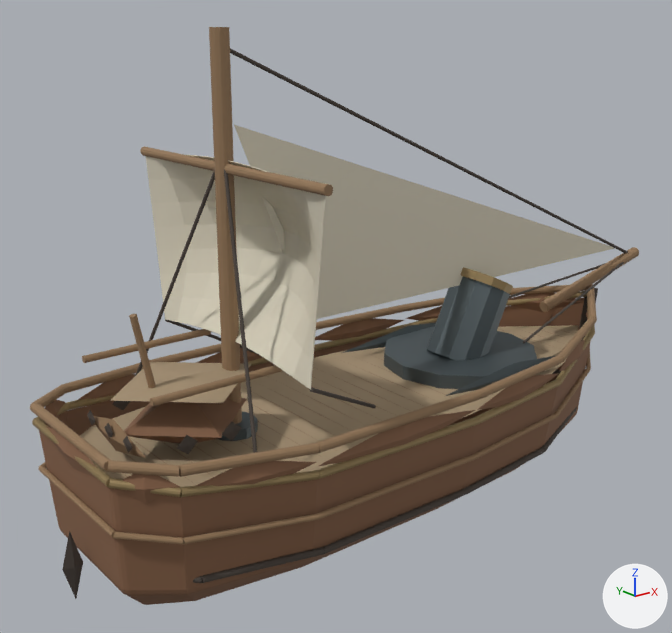
Before and after pictures for a commit that changed the glTF model public/art/world3d/ships/bombardShip.glb.
Both versions are drawn from a 50 mm camera at (-163.0, -182.0, 126.0) aimed at (-9.0, 10.0, 49.0). Every picture has the same lights, and +X, +Y and +Z are marked at lower right. The older version comes first. Vertices at exactly the same position are counted once.

The first picture shows 'Gun', 'Hull'.
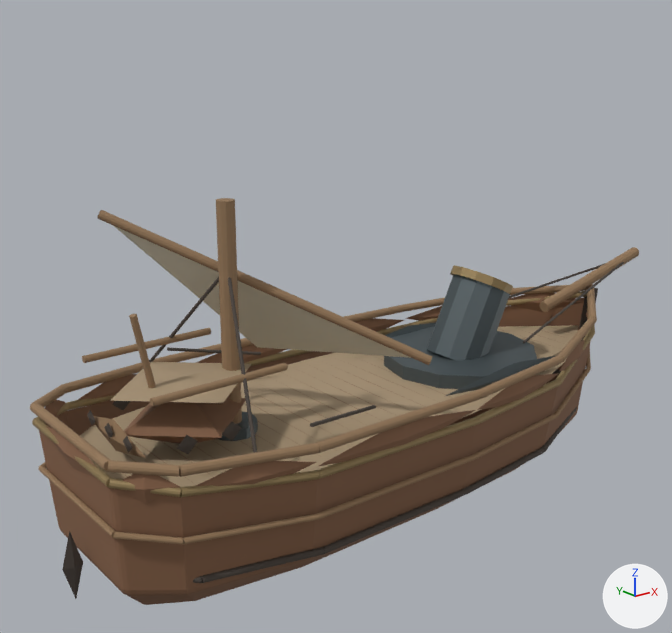
Commit message: art: rebuild six distinct real-time ship models

Changed parts and their boxes (x1, y1, x2, y2) in the pictures (672 x 633 px; the box of a moved part takes in the faces that stretch with it):
'Hull', reshaped (30% shorter)
    before: (30, 27, 639, 605)
    after: (30, 198, 639, 605)
part 1 of me_round_planked_hull_001, moved or reshaped
    before: (140, 146, 333, 196)
    after: (97, 210, 432, 365)
part 2 of me_round_planked_hull_001, deleted (pale yellow)
    before: (146, 155, 326, 390)
part 3 of me_round_planked_hull_001, deleted (mostly hidden)
    before: (230, 48, 628, 253)
part 4 of me_round_planked_hull_001, deleted (pale yellow)
    before: (234, 125, 615, 319)
part 5 of me_round_planked_hull_001, moved or reshaped
    before: (135, 27, 259, 453)
    after: (114, 198, 411, 453)
part 6 of me_round_planked_hull_001, moved or reshaped
    before: (309, 388, 376, 408)
    after: (310, 405, 376, 427)

The change, as a list of edits to the scene's bpy script:
```text
Change me_round_planked_hull_001:
    used by ob_hull; location = (0.0, 0.0, 0.0)
    verts and faces of me_round_planked_hull_001; kept vertices keep their numbers, new ones are numbered from 2487
    before: 705 (-50.0, -32.0, 52.0) at pixel (311, 387), 707 (-50.0, -32.0, 51.0) at pixel (312, 387), 709 (-50.0, -33.0, 51.0) at pixel (312, 388), 711 (-50.0, -33.0, 51.0) at pixel (312, 389), 713 (-50.0, -33.0, 51.0) at pixel (312, 390)
    before: 715 (-50.0, -32.0, 51.0) at pixel (311, 391), 717 (-50.0, -32.0, 51.0) at pixel (310, 391), 719 (-50.0, -32.0, 51.0) at pixel (309, 391), 721 (-50.0, -32.0, 51.0) at pixel (309, 390), 723 (-50.0, -32.0, 51.0) at pixel (309, 389)
    before: 725 (-50.0, -32.0, 51.0) at pixel (309, 388), 727 (-50.0, -32.0, 51.0) at pixel (310, 387)
    remove me_round_planked_hull_001.from_pydata(...)  # 2487 vertices, 4427 faces; spans x -96.0..116.0, y -38.0..38.0, z 0.0..126.0
    add me_round_planked_hull_001.from_pydata(...)  # 2287 vertices, 4035 faces; spans x -96.0..116.0, y -36.0..36.0, z 0.0..88.0
    me_round_planked_hull_001 part 1: the loose piece of 24 vertices spanning x -51.0..-49.0, y -38.0..38.0, z 94.0..96.0 is multiplied about its middle by the matrix ((-0.751, 0.782, 0.353), (-0.858, -0.684, -0.309), (0.0, -0.469, 1.039)), then moved by (10.0, -2.0, -30.0)
    me_round_planked_hull_001 part 2: the loose piece of 176 vertices spanning x -50.0..-33.0, y -38.0..38.0, z 51.0..97.0 is deleted
    me_round_planked_hull_001 part 3: the loose piece of 24 vertices spanning x -50.0..112.0, y -1.0..1.0, z 51.0..123.0 is deleted
    me_round_planked_hull_001 part 4: the loose piece of 3 vertices spanning x -47.0..105.0, y 0.0, z 54.0..105.0 is deleted
    me_round_planked_hull_001 part 5
    18 vertices in x -50.0, y 0.0, z 99.0 move by (0.0, 0.0, -27.0)
    12 vertices in x -52.0..-48.0, y -2.0..2.0, z 126.0 move by (0.0, 0.0, -38.0)
    8 vertices in x -50.0, y 32.0..33.0, z 51.0 move by (0.0, 0.0, -8.0)
    6 vertices in x -50.0, y 0.0, z 99.0 move by (0.0, 0.0, -28.0)
    4 vertices in x -50.0, y 32.0, z 51.0..52.0 move by (0.0, 0.0, -9.0)
    3 vertices are added at (-69.0, 24.0, 82.0), (-11.0, -27.0, 48.0), (-32.0, 15.0, 44.0)
    1 new face joins them, mat_unbleached_sail (pale yellow #d8d1bd)
    me_round_planked_hull_001 part 6
    add for i in [705, 715, 717, 719]: verts[i] += (0.0, 0.0, -9.0)
    add for i in [707, 709, 711, 713, 721, 723, 725, 727]: verts[i] += (0.0, 0.0, -8.0)
```
